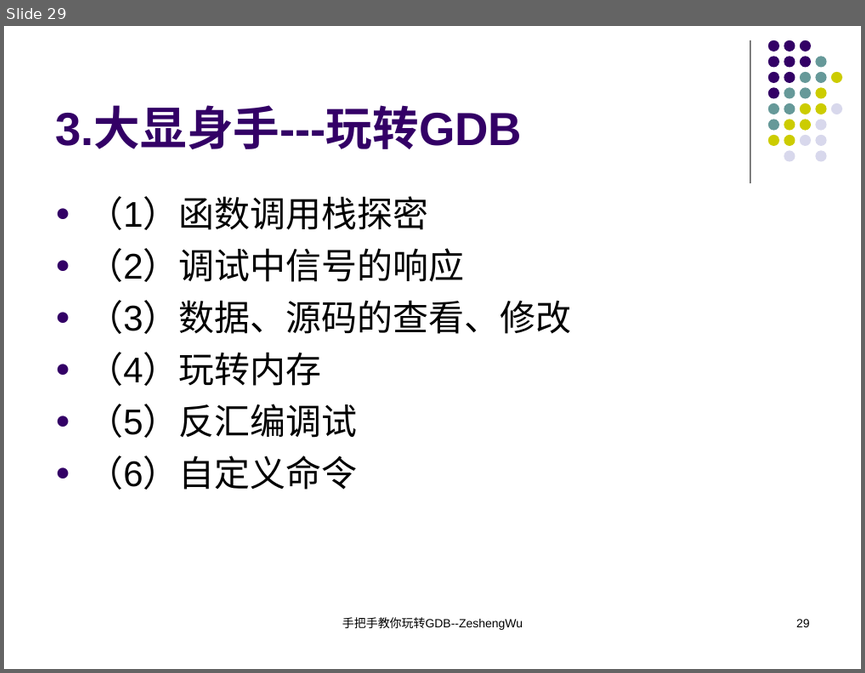
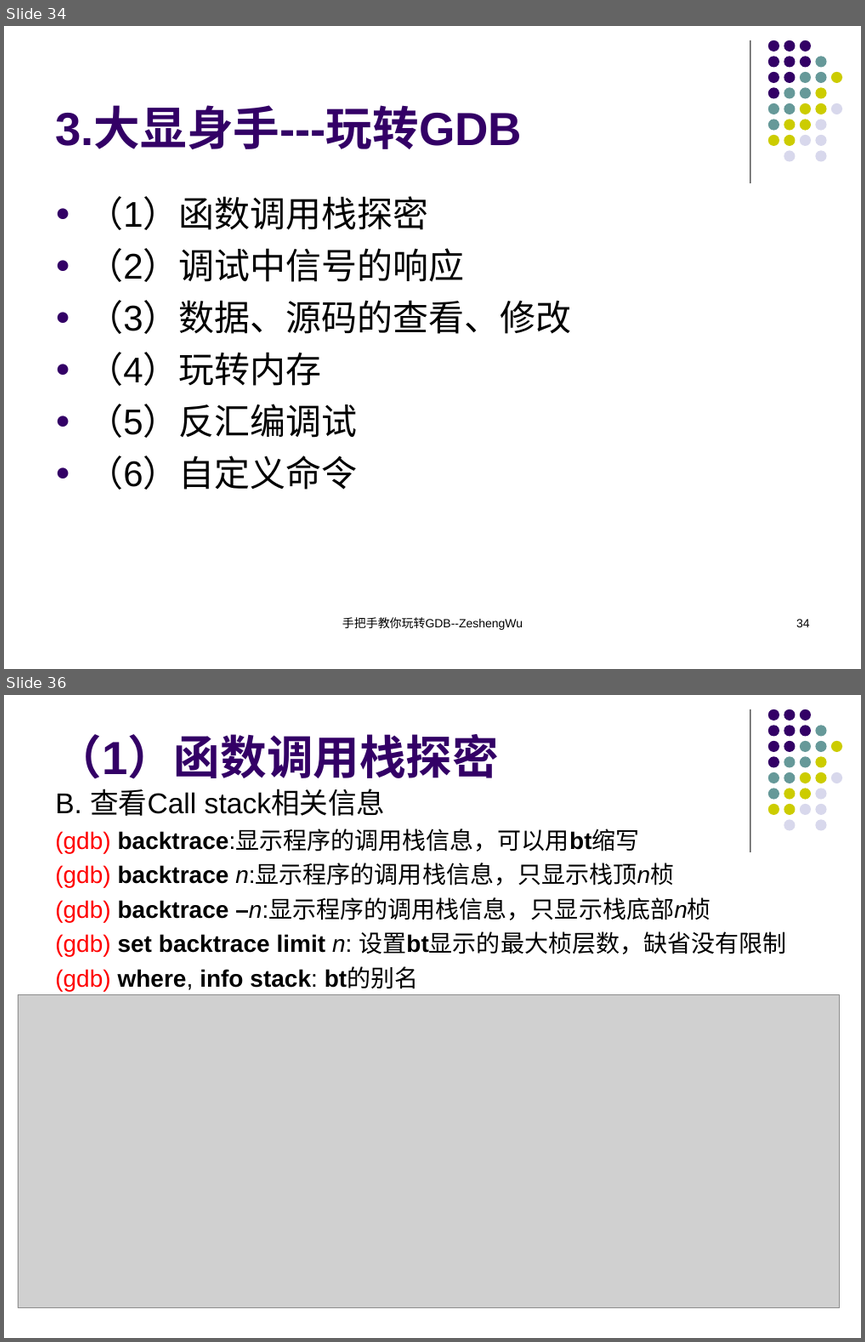
Before and after one commit to KublaikhanGeek/reactor, a slide deck: docs/手把手教你玩转GDB/手把手教你玩转GDB.ppt. Shown one above the other, each under a label of ours: slide 29 before the commit, slides 34 and 36 after it; the slides between them are not shown. The pictures are 865x673 and 865x1342 pixels, drawn with LibreOffice and Linux fonts; fonts in the diff are those of the drawing; grey boxes stand for pictures. Boxes give left, top, right and bottom in pixels: in the first picture for what was removed or moved away, otherwise in the second. Text is boxed around its words. In the diff, an @@ line names an element or a change of style, - is before the commit and + after.

```diff
--- a/docs/手把手教你玩转GDB/手把手教你玩转GDB.ppt
+++ b/docs/手把手教你玩转GDB/手把手教你玩转GDB.ppt
@@ slide 36 added at <box>4,695,861,1338</box>, background #FFFFFF; not listed: 32 template elements that a slide beside it also shows @@
@@ title added at <box>55,734,499,779</box>, 39 pt, text #330066, bold @@
+（1）函数调用栈探密
@@ text added at <box>55,789,786,991</box>, 20 pt, text #000000 @@
+B. 查看Call stack相关信息
+(gdb) backtrace:显示程序的调用栈信息，可以用bt缩写
+(gdb) backtrace n:显示程序的调用栈信息，只显示栈顶n桢
+(gdb) backtrace –n:显示程序的调用栈信息，只显示栈底部n桢
+(gdb) set backtrace limit n: 设置bt显示的最大桢层数，缺省没有限制
+(gdb) where, info stack: bt的别名
@@ picture added at <box>18,995,840,1308</box> @@
@@ what was slide 29 is now slide 34 @@
@@ page number at <box>796,618,810,627</box>: text changed @@
-29
+34
```
Also in this commit, not shown: 5 slides changed, 23 other slides added, 1 other file.
